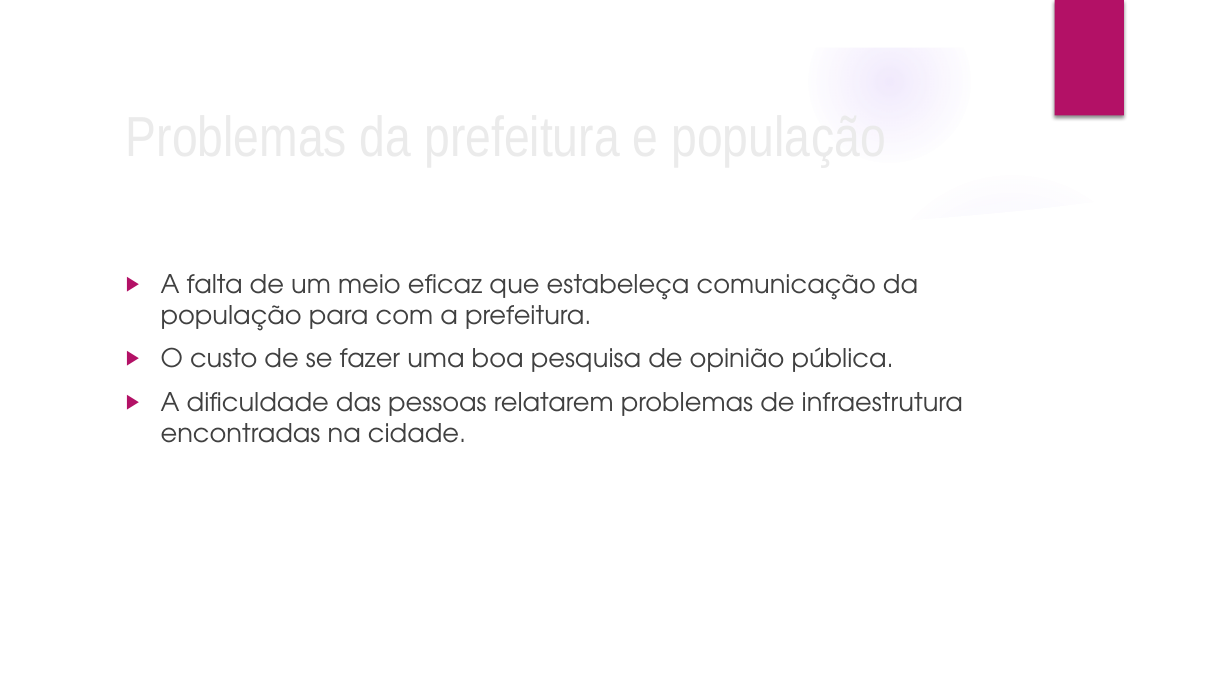
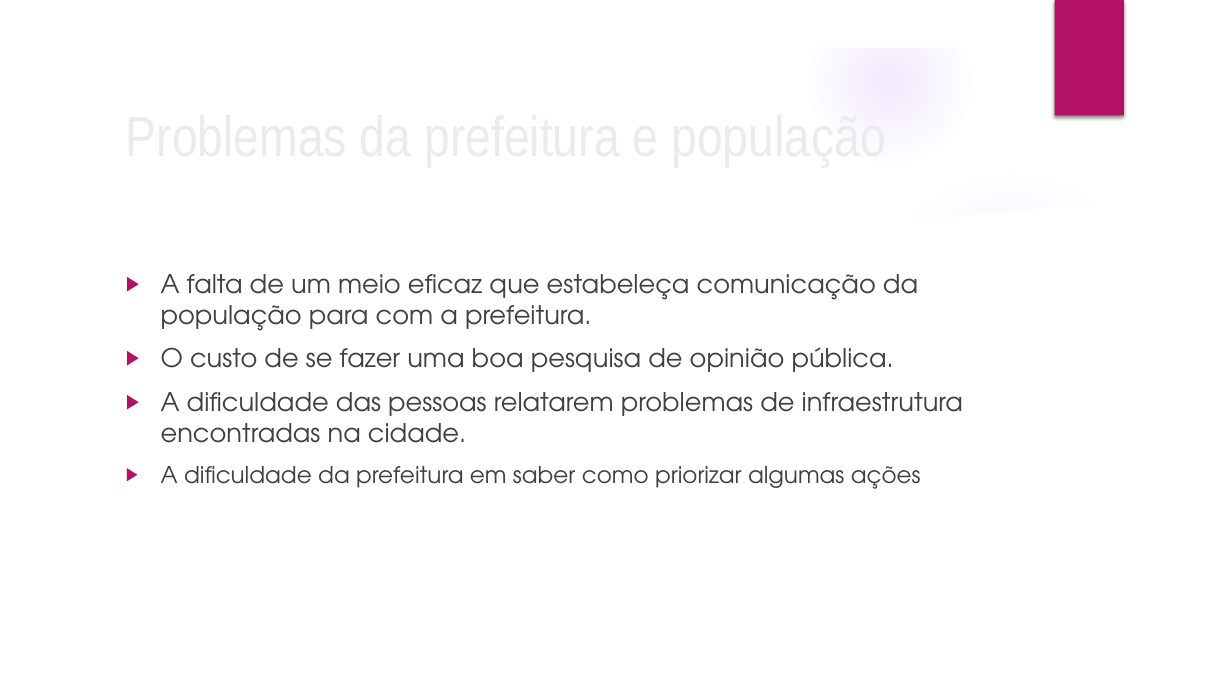
Before and after one commit to andersonf007/Divulgue-Aqui, a slide deck: slide 2 of Apresentacao/apresentacao-tcc.pptx. Drawn at 1232x693 pixels with LibreOffice and Linux fonts; fonts in the diff are those of the drawing; background and template pictures are left out. Boxes give left, top, right and bottom in pixels: in the first picture for what was removed or moved away, otherwise in the second. Text is boxed around its words. In the diff, an @@ line names an element or a change of style, - is before the commit and + after.

```diff
--- a/Apresentacao/apresentacao-tcc.pptx
+++ b/Apresentacao/apresentacao-tcc.pptx
@@ text at [161, 466, 921, 489]: paragraph added @@
+▶ A dificuldade da prefeitura em saber como priorizar algumas ações
```
Also in this commit, not shown: 1 other slide changed, 2 slides added, 1 slide removed, 40 other files.
